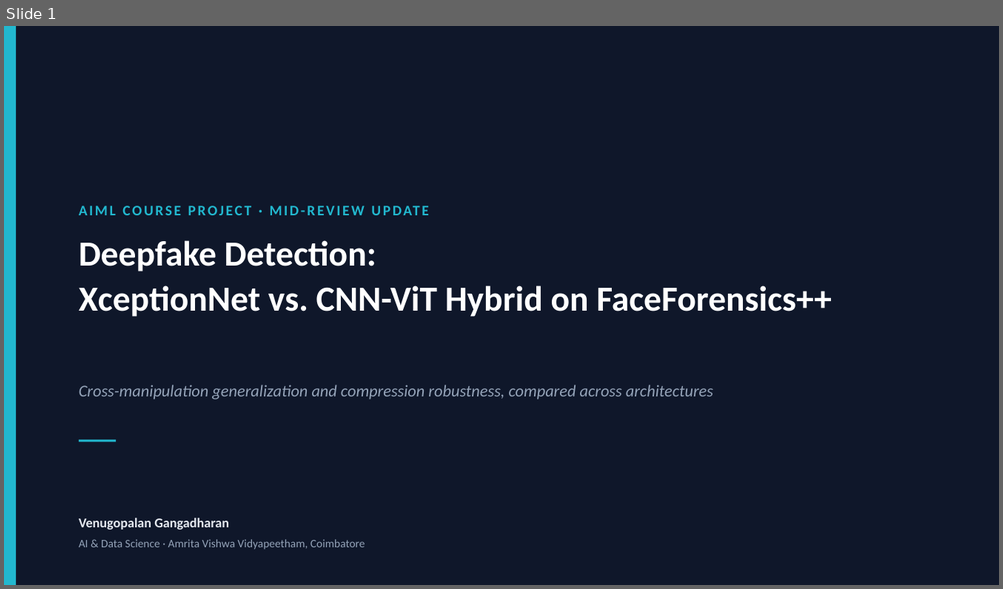
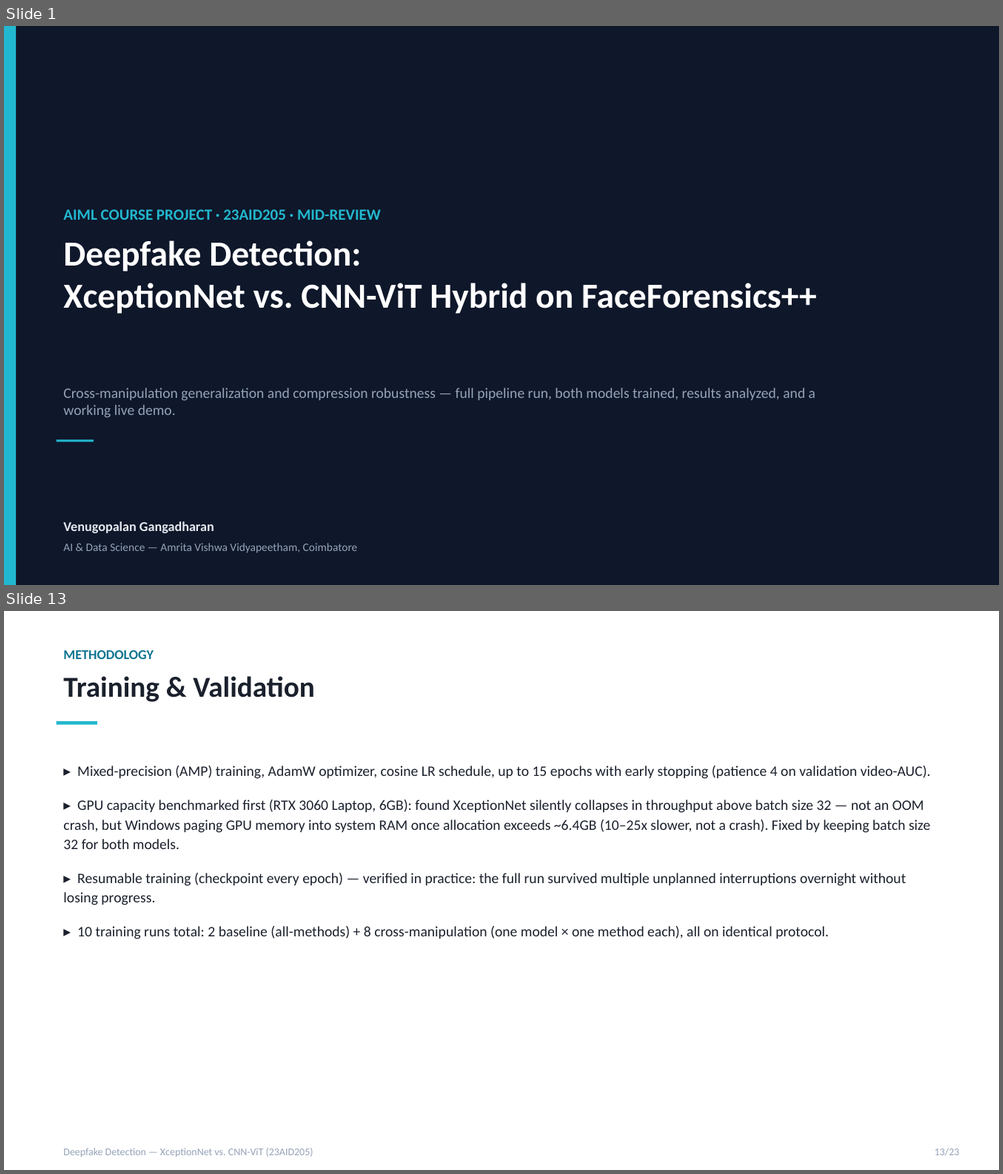
Before and after one commit to DUNE-ODYSSEY/deepfake-detection, a slide deck: docs/mid_review_update.pptx. Shown one above the other, each under a label of ours: slide 1 before the commit, slides 1 and 13 after it; the slides between them are not shown. The pictures are 1003x589 and 1003x1174 pixels, drawn with LibreOffice and Linux fonts; fonts in the diff are those of the drawing. Boxes give left, top, right and bottom in pixels: in the first picture for what was removed or moved away, otherwise in the second. Text is boxed around its words. In the diff, an @@ line names an element or a change of style, - is before the commit and + after.

```diff
--- a/docs/mid_review_update.pptx
+++ b/docs/mid_review_update.pptx
@@ slide 13 added at (x1=4, y1=611, x2=999, y2=1170), background #FFFFFF @@
@@ text added at (x1=63, y1=650, x2=153, y2=659), 13 pt, text #0E7490, bold @@
+METHODOLOGY
@@ text added at (x1=63, y1=676, x2=315, y2=702), 28 pt, text #1A202C, bold @@
+Training & Validation
@@ rectangle added at (x1=57, y1=721, x2=97, y2=724), fill #22B8CF @@
@@ text added at (x1=63, y1=766, x2=930, y2=940), 14 pt, text #1A202C @@
+▸ Mixed-precision (AMP) training, AdamW optimizer, cosine LR schedule, up to 15 epochs with early stopping (patience 4 on validation video-AUC).
+▸ GPU capacity benchmarked first (RTX 3060 Laptop, 6GB): found XceptionNet silently collapses in throughput above batch size 32 — not an OOM crash, but Windows paging GPU memory into system RAM once allocation exceeds ~6.4GB (10–25x slower, not a crash). Fixed by keeping batch size 32 for both models.
+▸ Resumable training (checkpoint every epoch) — verified in practice: the full run survived multiple unplanned interruptions overnight without losing progress.
+▸ 10 training runs total: 2 baseline (all-methods) + 8 cross-manipulation (one model × one method each), all on identical protocol.
@@ text added at (x1=63, y1=1148, x2=313, y2=1157), 10 pt, text #94A3B8 @@
+Deepfake Detection — XceptionNet vs. CNN-ViT (23AID205)
@@ text added at (x1=934, y1=1148, x2=959, y2=1156), 10 pt, text #94A3B8 @@
+13/23
@@ slide 1 changed as well @@
@@ text at (x1=63, y1=210, x2=381, y2=220): text changed; size 14 to 15 pt @@
-AIML COURSE PROJECT · MID-REVIEW UPDATE
+AIML COURSE PROJECT · 23AID205 · MID-REVIEW
@@ text "Deepfake Detection:" at (x1=63, y1=241, x2=817, y2=314): line spacing 1.08 to 1 @@
@@ text at (x1=63, y1=388, x2=815, y2=418): text changed; size 16 to 14 pt; italic off @@
-Cross-manipulation generalization and compression robustness, compared across architectures
+Cross-manipulation generalization and compression robustness — full pipeline run, both models trained, results analyzed, and a working live demo.
@@ 2 texts, 1 rectangle moved together from (x1=79, y1=241, x2=831, y2=530) to (x1=57, y1=241, x2=817, y2=534) @@
@@ text at (x1=63, y1=543, x2=358, y2=554): text changed @@
-AI & Data Science · Amrita Vishwa Vidyapeetham, Coimbatore
+AI & Data Science — Amrita Vishwa Vidyapeetham, Coimbatore
```
Also in this commit, not shown: 1 other slide changed, 20 other slides added, 7 slides removed, 1 other file.
